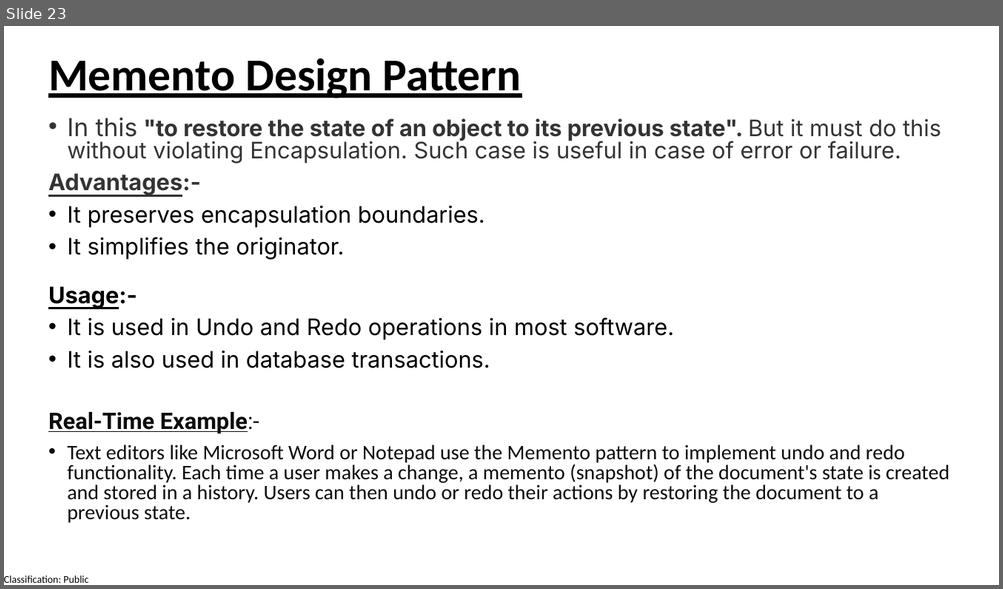
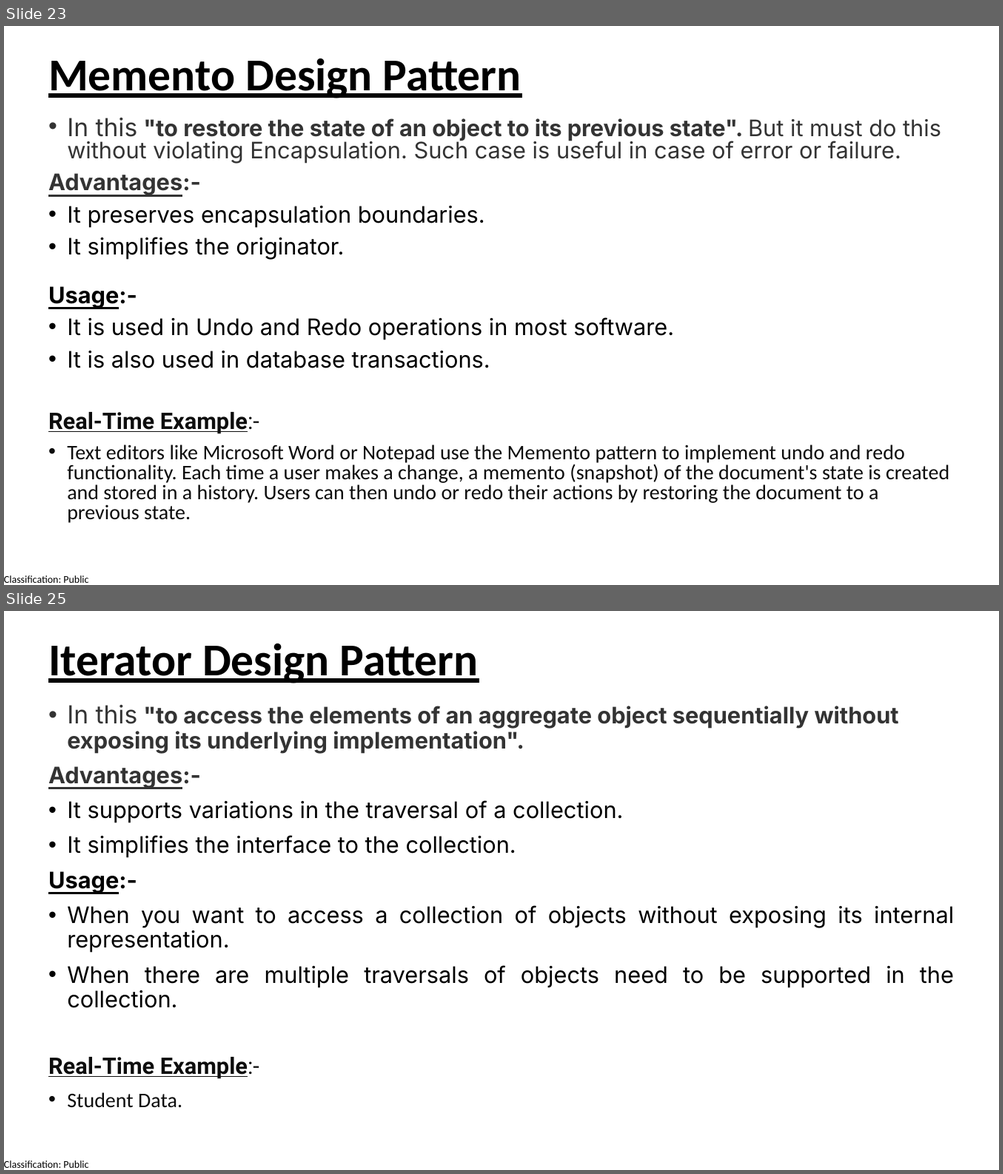
Before and after one commit to manaswiniray/DesignPatterns, a slide deck: DesignPatterns.pptx. Shown one above the other, each under a label of ours: slide 23 before the commit, slides 23 and 25 after it; the slides between them are not shown. The pictures are 1003x589 and 1003x1174 pixels, drawn with LibreOffice and Linux fonts; fonts in the diff are those of the drawing. Boxes give left, top, right and bottom in pixels: in the first picture for what was removed or moved away, otherwise in the second. Text is boxed around its words. In the diff, an @@ line names an element or a change of style, - is before the commit and + after.

Commit message:
Committed Iterator Design Pattern

```diff
--- a/DesignPatterns.pptx
+++ b/DesignPatterns.pptx
@@ slide 25 added at (x1=4, y1=611, x2=999, y2=1170), background #FFFFFF; not listed: 1 template element that a slide beside it also shows @@
@@ text added at (x1=48, y1=643, x2=478, y2=684), 44 pt, text #000000, bold, underline @@
+Iterator Design Pattern
@@ text added at (x1=48, y1=705, x2=953, y2=1108), 22 pt, text #000000 @@
+• In this "to access the elements of an aggregate object sequentially without exposing its underlying implementation".
+Advantages:-
+• It supports variations in the traversal of a collection.
+• It simplifies the interface to the collection.
+Usage:-
+• When you want to access a collection of objects without exposing its internal representation.
+• When there are multiple traversals of objects need to be supported in the collection.
+Real-Time Example:-
+• Student Data.
```
Also in this commit, not shown: 1 other slide added, 11 other files.
